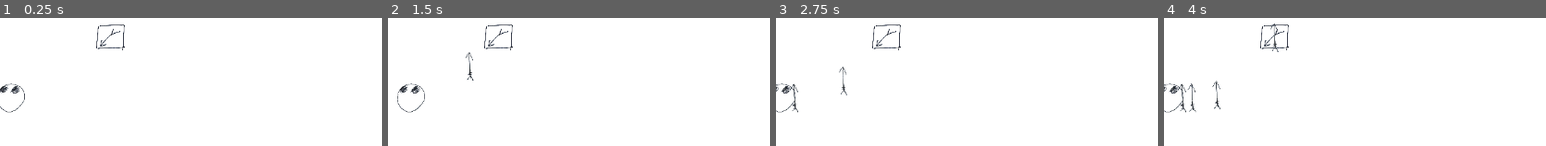
Above: before the commit, frames 1-4 (left to right).
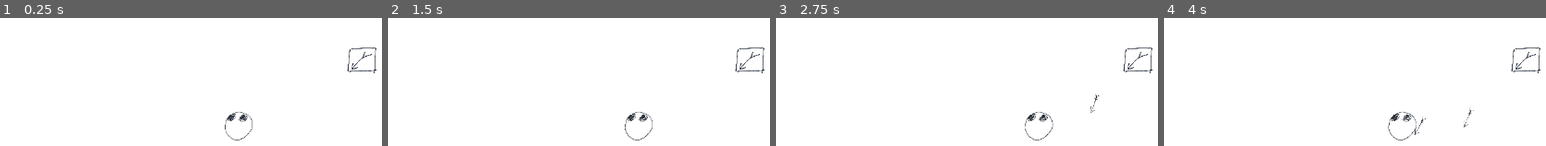
Above: after the commit, the same moments.

Repository: OzuYatamutsu/notebook-tower-defense
Game: Godot game, scene res://levels/test_level.tscn
Same seed, same stepped clock (60 frames per second), same inputs: the game is played once before the commit and once after it.
Inputs:
- Up to frame 1 (0.25 s): no input
- Up to frame 2 (1.5 s): no input
- Up to frame 3 (2.75 s): no input
- Up to frame 4 (4 s): no input

The runs differ from the first frame. In frame 1, 1.3% of the frame differs, in the area x 0-99%, y 5-96%; in frame 2, 1.5%; in frame 3, 1.5%; in frame 4, 1.8%, in the area x 0-99%, y 4-96%.

Commit message:
Rotate the head of arrow towards the mob

Diff:
--- a/levels/test_level.tscn
+++ b/levels/test_level.tscn
@@ -19,13 +19,13 @@
 scale = Vector2(0.1, 0.1)
 
 [node name="Basic" parent="viewport/mobs" instance=ExtResource("1_uhqc2")]
-position = Vector2(150, 2140)
+position = Vector2(4090, 2630)
 
 [node name="towers" type="Node2D" parent="viewport" groups=["towers"]]
 scale = Vector2(0.1, 0.1)
 
 [node name="ArrowTower" parent="viewport/towers" instance=ExtResource("2_vsgju")]
-position = Vector2(1910, 1090)
+position = Vector2(6260, 1490)
 
 [node name="projectiles" type="Node2D" parent="viewport" groups=["projectiles"]]
-scale = Vector2(0.1, 0.1)
+scale = Vector2(0.07, 0.07)
--- a/projectiles/arrow.gd
+++ b/projectiles/arrow.gd
@@ -3,3 +3,11 @@
 
 func _ready() -> void:
     self.SPEED = 100.0
+
+func _physics_process(delta: float) -> void:
+    if !IS_ACTIVE:
+        return
+
+    # We want to point the head of the arrow at
+    # what we're firing
+    rotation = position.angle_to_point(TARGET_LOCATION)
